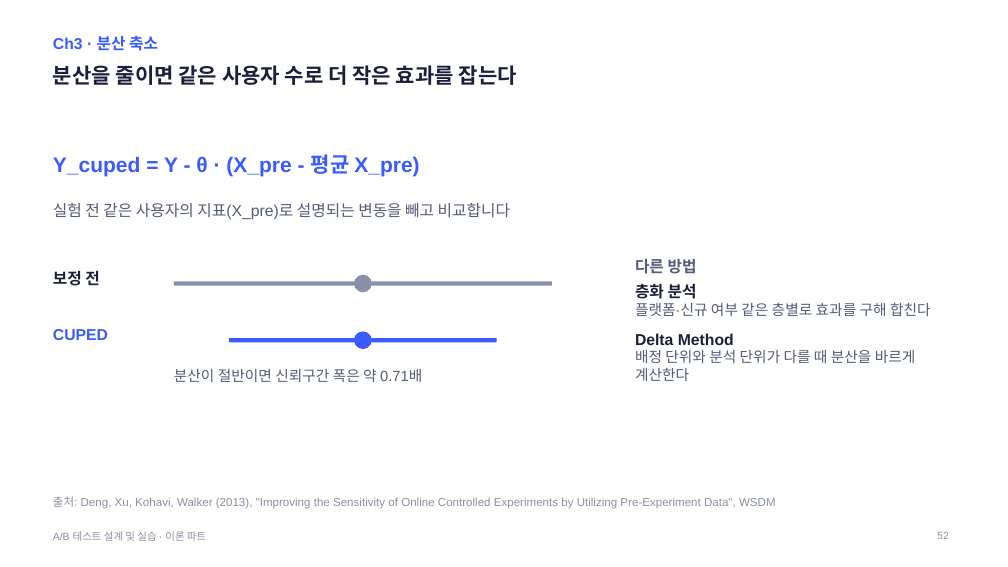
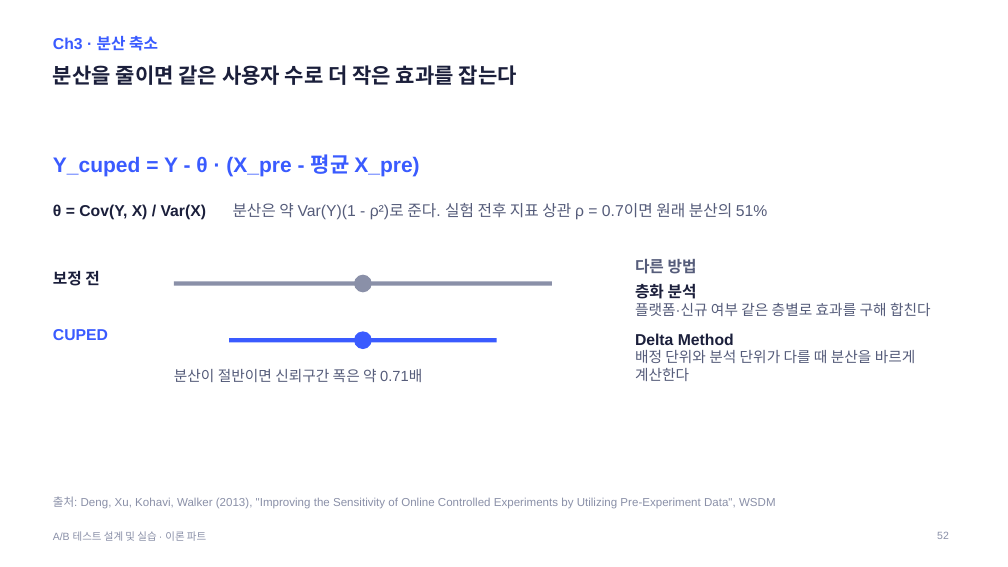
Before and after one commit to kkamret/quickmart-lab-rats, a slide deck: slide 52 of docs/lecture/ab-testing-theory.pptx. Drawn at 1008x567 pixels with LibreOffice and Linux fonts; fonts in the diff are those of the drawing. Boxes give left, top, right and bottom in pixels: in the first picture for what was removed or moved away, otherwise in the second. Text is boxed around its words. In the diff, an @@ line names an element or a change of style, - is before the commit and + after.

Commit message:
docs: 이론 PPT에 위키 실무 (1)의 겹치지 않는 내용 반영
- Ch3 실행 순서·A/A·실험 기간·신뢰구간·효과 크기·분산 축소·다중검정 슬라이드 보강
- CUPED 주의점 슬라이드 추가
- 가이드 덱 제작 기록 갱신

Refs #10

```diff
--- a/docs/lecture/ab-testing-theory.pptx
+++ b/docs/lecture/ab-testing-theory.pptx
@@ text at (x1=53, y1=203, x2=768, y2=220): text changed @@
-실험 전 같은 사용자의 지표(X_pre)로 설명되는 변동을 빼고 비교합니다
+θ = Cov(Y, X) / Var(X) 분산은 약 Var(Y)(1 - ρ²)로 준다. 실험 전후 지표 상관 ρ = 0.7이면 원래 분산의 51%
```
Also in this commit, not shown: 9 other slides changed, 1 slide added, 2 other files.
